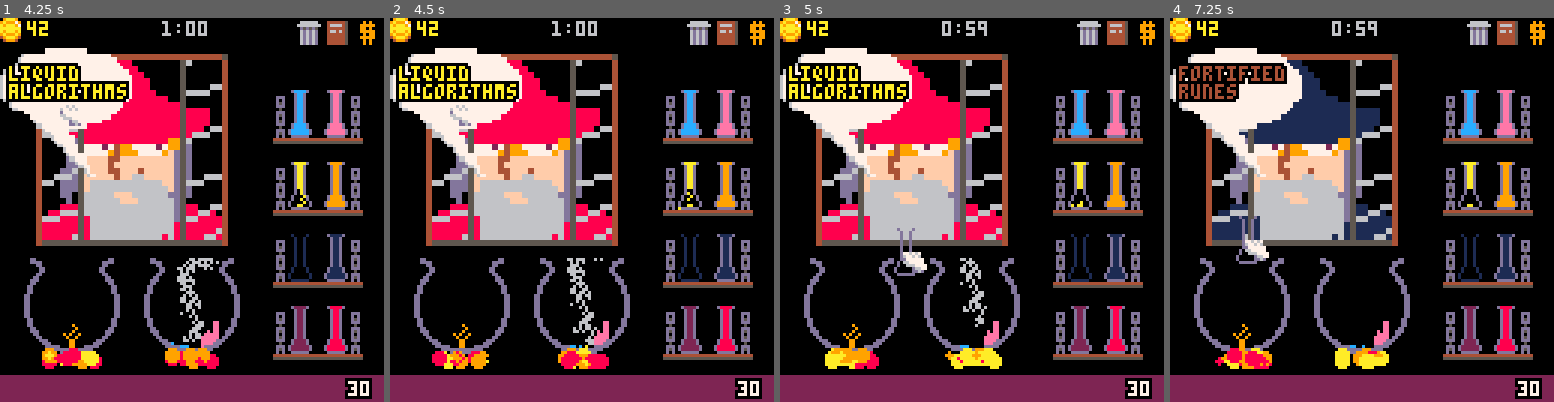
Above: before the commit, frames 1-4 (left to right).
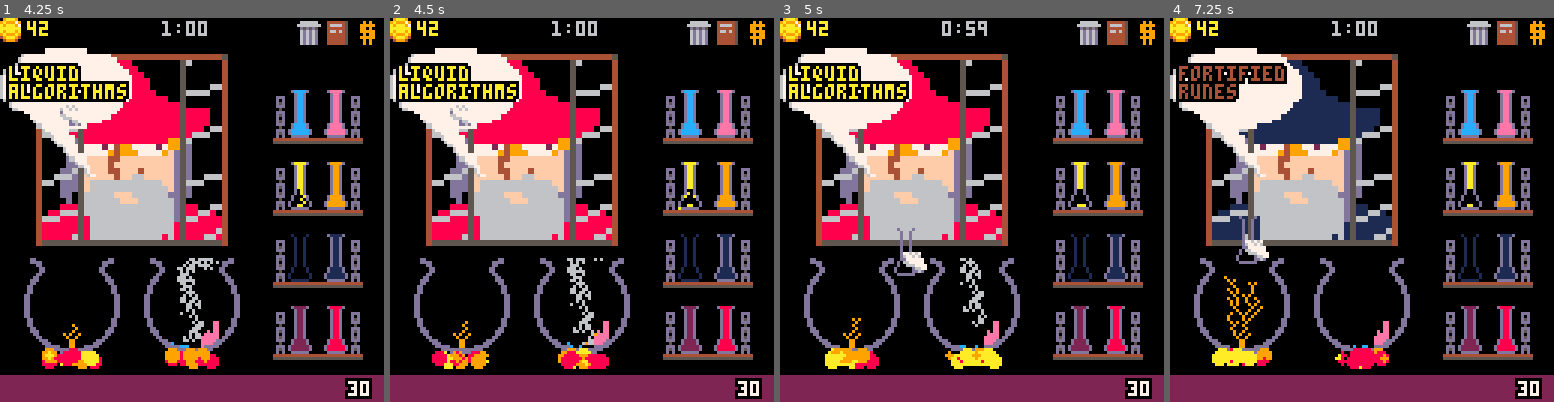
Above: after the commit, the same moments.

Repository: andbalch/cs4730_team_game
Game: PICO-8 cartridge potion.p8
The game is run twice, just before and just after one commit, with the same random seed, the same clock (stepped at 60 frames per second) and the same inputs.
Inputs (mouse positions are in pixels of both pictures, inside the frame that each line leads up to):
- Up to frame 1 (4.25 s): tap X (X key) at 0.33, 1.07, 1.85, 2.97, 4.08 s; click (280, 121) at 0.67 s; click (46, 267) at 1.22 s; click (107, 114) at 1.77 s; click (172, 259) at 2.32 s; click (234, 106) at 2.87 s; click (295, 256) at 3.42 s; click (61, 102) at 3.97 s
- Up to frame 2 (4.5 s): no input
- Up to frame 3 (5 s): click (902, 248) at 4.52 s
- Up to frame 4 (7.25 s): click (1354, 94) at 5.07 s; tap X (X key) at 5.2, 6.32 s; click (1419, 244) at 5.62 s; click (1481, 90) at 6.17 s; click (1246, 236) at 6.72 s

Frame 1 is identical in both runs. In frame 2, less than 0.1% of the frame differs, in the area x 19-80%, y 46-86%; in frame 3, less than 0.1%; in frame 4, 1.8%, in the area x 10-58%, y 0-92%.

Commit message:
Tweaks optimizations

Diff:
--- a/simulation.lua
+++ b/simulation.lua
@@ -12,11 +12,11 @@
 		b[cx]=col
 	end
 
-	-- Column changes and activity.
-	local cc={}
-	local ca={}
-	for cy=0,h-1 do
-		ca[cy]=0
+	-- Row changes and activity.
+	local rc={}
+	local ra={}
+	for ry=0,h-1 do
+		ra[ry]=0
 	end
 
 	return {
@@ -25,8 +25,8 @@
 		w=w,
 		h=h,
 		b=b,
-		cc=cc,
-		ca=ca,
+		rc=rc,
+		ra=ra,
 		t=0,
 		inactivity=0,
 		change=false,
@@ -44,8 +44,9 @@
 			if(col~=nil) then
 				col[y]=c
 				s.change=true
-				s.cc[y]=s.cc[y]+1
-				s.ca[y]=0
+				s.inactivity=0
+				s.rc[y]=true
+				s.ra[y]=0
 			end
 		end,
 		-- Swaps (x1,y2) with (x2,y2).
@@ -106,7 +107,7 @@
 	s.t=s.t+1
 	s.change=false
 	for y=-1,s.h do
-		s.cc[y]=0
+		s.rc[y]=false
 	end
 
 	if s.inactivity<60 then
@@ -114,7 +115,7 @@
 			s.r=flr(rnd(10))
 			-- Materials that move down.
 			for y=s.h-1,0,-1 do
-				if s.ca[y]<60 then -- If the row is active.
+				if s.ra[y]<60 then -- If the row is active.
 					local c=s:g(x,y)
 					if c~=0 and c~=13 and c~=6 then
 						-- Random movement for liquid algorithms.
@@ -186,7 +187,7 @@
 			-- Materials that move up.
 			local sim_steam=s.t%2==0
 			for y=0,s.h-1 do
-				if s.ca[y]<60 then -- If the row is active.
+				if s.ra[y]<60 then -- If the row is active.
 					local c=s:g(x,y)
 					if sim_steam and c==6 then
 						local d=-1+((s.r+x+y)%3)
@@ -207,8 +208,8 @@
 
 		-- Update row activity.
 		for y=0,s.h-1 do
-			if s.cc[y]==0 then
-				s.ca[y]=s.ca[y]+1
+			if not s.rc[y] then
+				s.ra[y]=s.ra[y]+1
 			end
 		end
 
